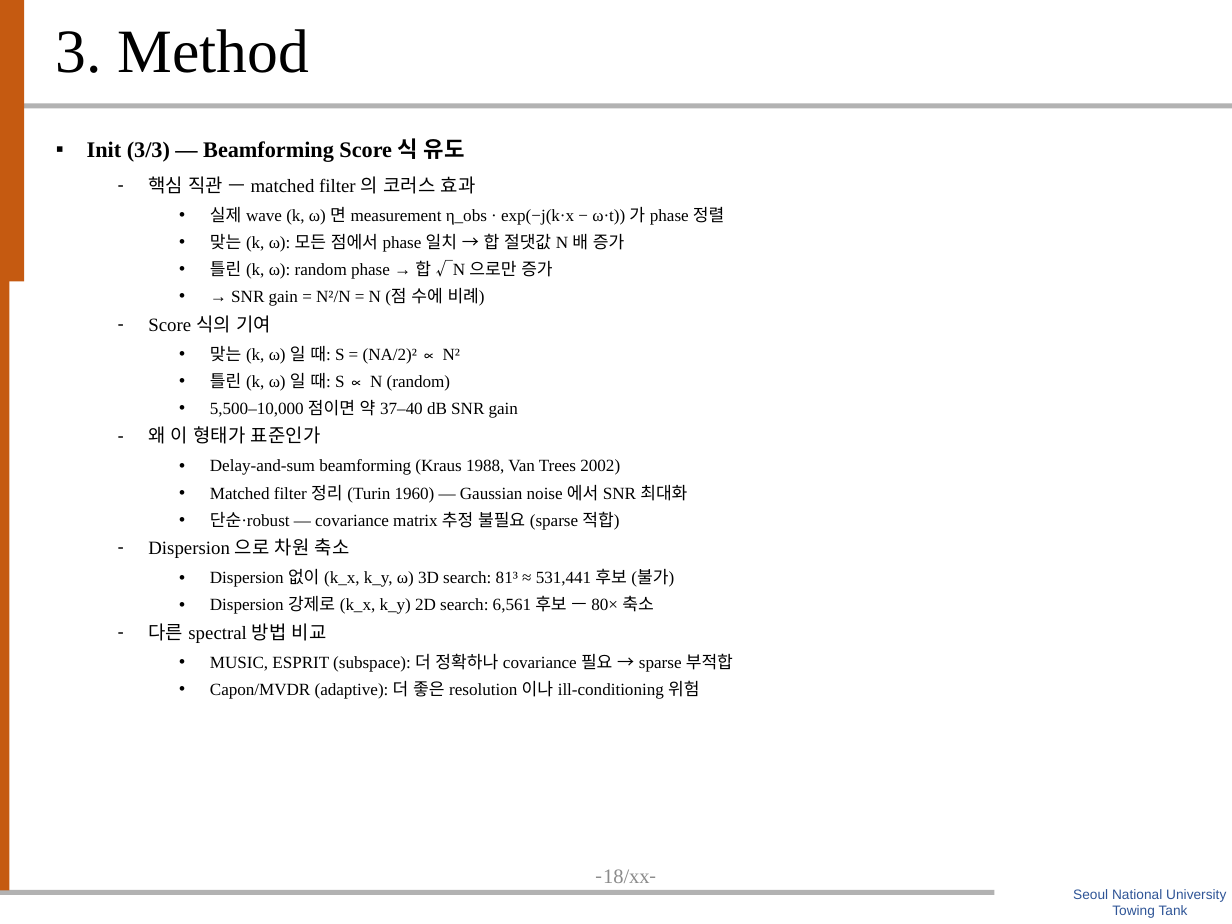
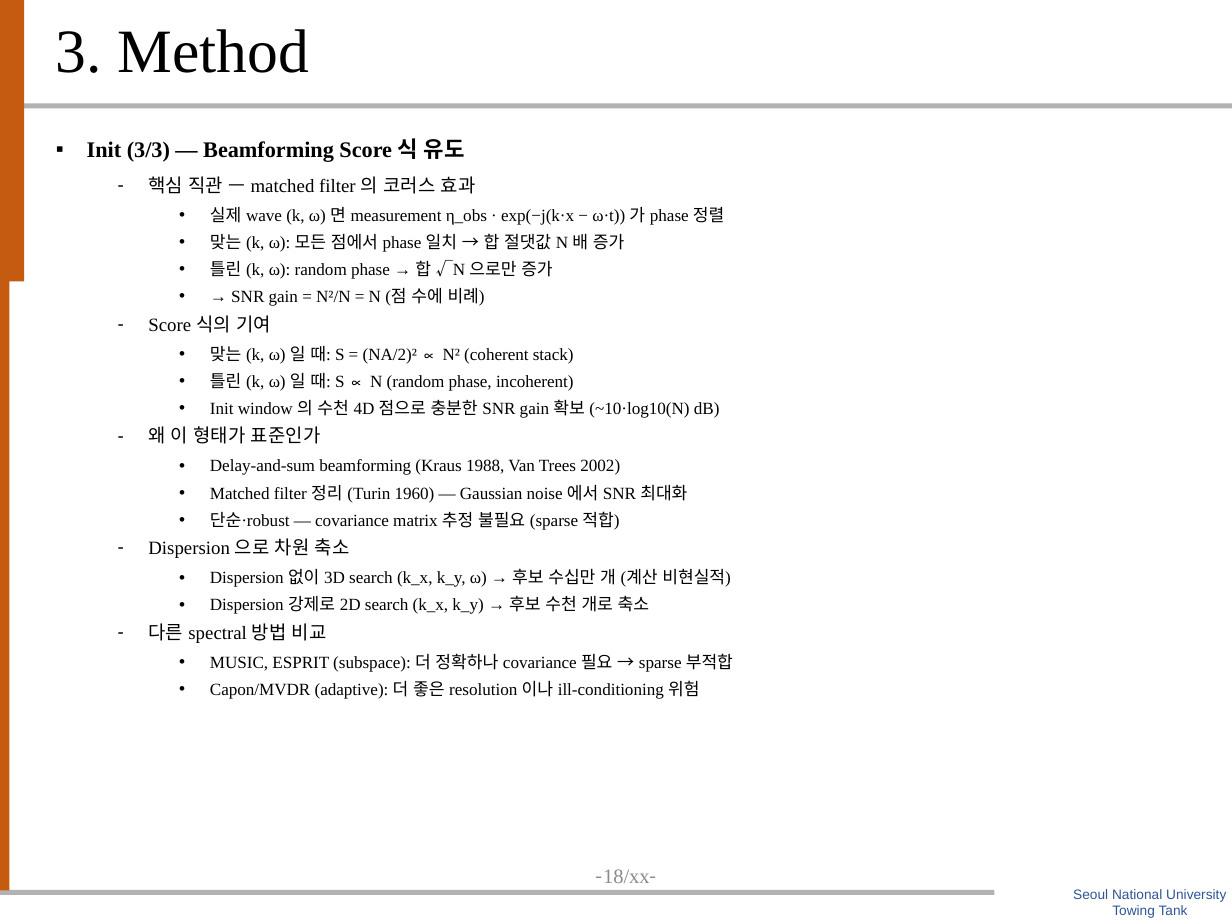
Before and after one commit to SAEYONGPARK94/wavesplat, a slide deck: slide 19 of wavesplat/docs/labmeeting_20260513_박세용_filled.pptx. Drawn at 1232x924 pixels with LibreOffice and Linux fonts; fonts in the diff are those of the drawing; background and template pictures are left out. Boxes give left, top, right and bottom in pixels: in the first picture for what was removed or moved away, otherwise in the second. Text is boxed around its words. In the diff, an @@ line names an element or a change of style, - is before the commit and + after.

```diff
--- a/wavesplat/docs/labmeeting_20260513_박세용_filled.pptx
+++ b/wavesplat/docs/labmeeting_20260513_박세용_filled.pptx
@@ text at <box>210,346,720,418</box>: text changed @@
-    • 맞는 (k, ω) 일 때: S = (NA/2)² ∝ N²
-    • 틀린 (k, ω) 일 때: S ∝ N (random)
-    • 5,500–10,000 점이면 약 37–40 dB SNR gain
+    • 맞는 (k, ω) 일 때: S = (NA/2)² ∝ N² (coherent stack)
+    • 틀린 (k, ω) 일 때: S ∝ N (random phase, incoherent)
+    • Init window 의 수천 4D 점으로 충분한 SNR gain 확보 (~10·log10(N) dB)
@@ text at <box>210,568,730,614</box>: text changed @@
-    • Dispersion 없이 (k_x, k_y, ω) 3D search: 81³ ≈ 531,441 후보 (불가)
-    • Dispersion 강제로 (k_x, k_y) 2D search: 6,561 후보 — 80× 축소
+    • Dispersion 없이 3D search (k_x, k_y, ω) → 후보 수십만 개 (계산 비현실적)
+    • Dispersion 강제로 2D search (k_x, k_y) → 후보 수천 개로 축소
```
Also in this commit, not shown: 5 other slides changed, 1 other file.
